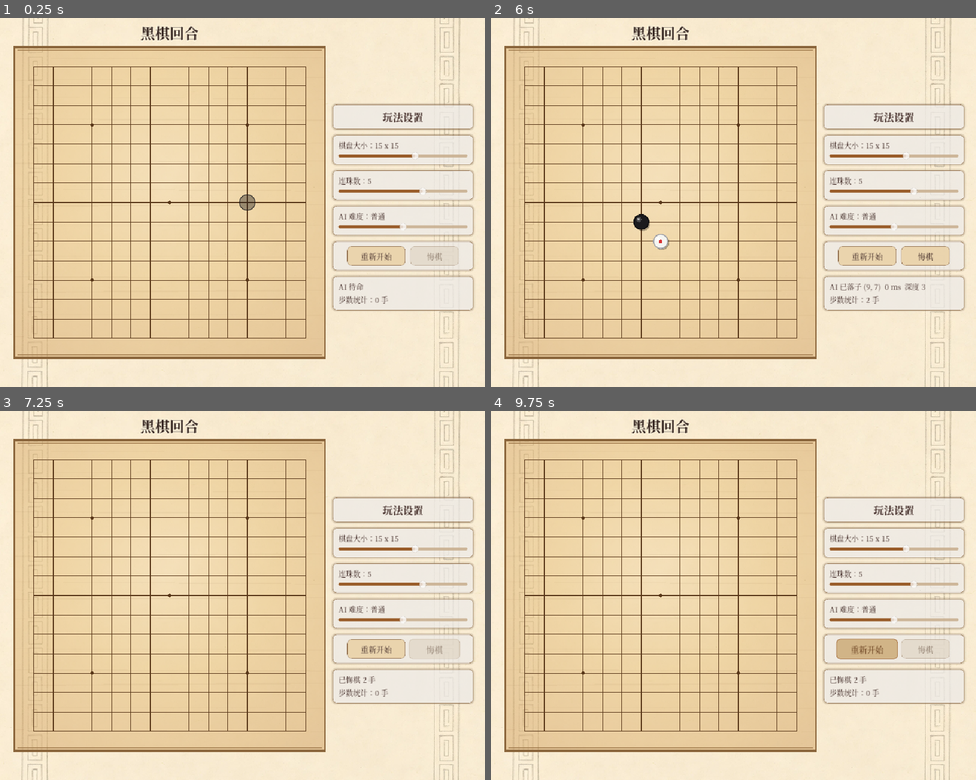
Above: before the commit, frames 1-4 (two rows, left to right).
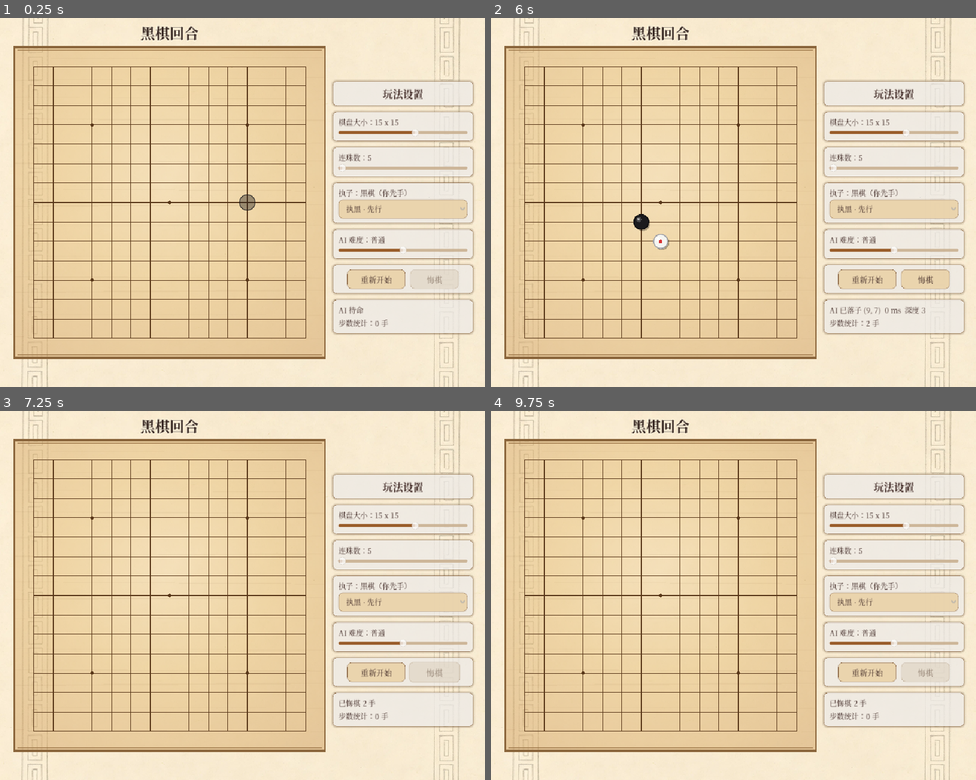
Above: after the commit, the same moments.

Repository: 2422725977/gomoku
Game: Godot game, scene res://scenes/Main.tscn
Two runs of this game, one before a commit and one after it. Both use one fixed random seed, a clock stepped at 60 frames per second and the inputs below.
Inputs (mouse positions are in pixels of both pictures, inside the frame that each line leads up to):
- Up to frame 1 (0.25 s): no input
- Up to frame 2 (6 s): click (893, 209) at 0.5 s, where only the run after the commit has a clickable "执黑 · 先行"; click "重新开始" at 1.25 s; click "重新开始" at 2 s; click (893, 209) at 2.75 s, where only the run after the commit has a clickable "执黑 · 先行"; click "重新开始" at 3.5 s; click (893, 209) at 4.25 s, where only the run after the commit has a clickable "执黑 · 先行"; tap Enter at 5 s; move the mouse to (840, 184) at 5.02 s; click (840, 184) at 5.17 s; tap Space at 5.75 s; drag from (636, 220) to (709, 276) at 5.77 s
- Up to frame 3 (7.25 s): click "悔棋" at 6.5 s
- Up to frame 4 (9.75 s): tap Enter at 7.25, 9.5 s; move the mouse to (782, 514) at 7.27 s; click (782, 514) at 7.42 s; click "悔棋" at 8 s; tap Space at 8.75 s; drag from (709, 669) to (588, 540) at 8.77 s; move the mouse to (879, 650) at 9.52 s; click (879, 650) at 9.67 s

The runs differ from the first frame. In frame 1, 8.4% of the frame differs, in the area x 68-98%, y 16-86%; in frame 2, 9.0%; in frame 3, 8.4%; in frame 4, 8.5%.

Commit message:
v1.2.1 修正：连珠数下限收紧为 5 + 修复调整棋盘大小的显示 Bug + 新增执子/先后手
修正 1 · 连珠数下限固定为 5
- 原范围 3~6 存在「五珠以下」玩法，不符合规则
- Main.tscn 的 WinSlider.min_value → 5
- ui.gd / board.gd 的 MIN_WIN_COUNT → 5，_apply_slider_rules 与 set_rules
  各自再夹一次，防止绕过 UI 直接调 API
- gomoku_ai.gd 的 set_rules 仍按 3~6 夹取（算法自身兼容范围），仅补注释

修正 2 · 调整棋盘大小的显示 Bug（崩溃级）
- 根因：19 路时鼠标停在右下角 _hover_cell=(17,17)，切到 9 路后同一帧的
  _draw() 里仍用旧坐标索引新数组 →
  "Out of bounds get index '17' (on base: 'Array')" at _draw_ghost_stone
- 关键：_draw() 里越界会中断整个 _draw()，导致其后的 _draw_stones() 与
  _draw_last_marker() 被跳过 —— 棋子整帧画不出来，表现为「调大小后显示坏了」
- 三重防护：
  1) set_rules() 显式清空 _hover_cell
  2) _draw_ghost_stone() 加 is_inside() + 数组实际尺寸双重判断
  3) _draw_stones() 改为按 mini(board_size, board.size()) 遍历实际数组
- 另用「初始 9 路」vs「15→19→9 切换」做像素级 A/B —— 76 万像素零差异

修正 3 · 右侧新增「执子 / 先后手」
- 新增 SidePanel + OptionButton：「执黑 · 先行」/「执白 · 后行」
- HUMAN_COLOR / AI_COLOR 由 const 改为 human_color / ai_color 变量
- 新增 _maybe_start_ai_turn()：轮到 AI 且未结束时自动启动 —— 玩家执白时 AI 先手
- 新增 _restart_round()：重开并在需要时让 AI 先手（重新开始/换边/改参数共用）
- 胜负文案、悔棋目标色均改为按 human_color 判定
- 顺带修掉：_apply_slider_rules() 原先在 AI 思考时直接 return，
  会把改动静默丢弃（滑块显示 19 但棋盘还是 15）；现改为重启防抖定时器重试

验证（21 条断言全通过）
- 连珠数下限：滑块下限=5、强行设 3 被夹到 5、set_rules(15,3) 后 win_count=5
- 尺寸切换：19 路 hover=(17,17) → 切 9 路无越界报错、hover 重置为 (-1,-1)、棋子正常绘制
- 执子：切执白后 AI 先手落黑棋、玩家落白棋可正常对弈、切回执黑后重开且玩家先手
- 3 个脚本语法检查通过；主场景无头运行 150 帧无 ERROR

文档
- docs/V12_UPDATE.md 追加 v1.2.1 修正章节（根因分析 + 复现验证表）
- CLAUDE.md 新增第 17/18 条坑；README 更新功能说明
- 重新生成全部配图（含新的执子面板）

Diff:
--- a/project.godot
+++ b/project.godot
@@ -11,7 +11,7 @@
 [application]
 
 config/name="game3"
-config/version="1.2.0"
+config/version="1.2.1"
 run/main_scene="res://scenes/Main.tscn"
 config/features=PackedStringArray("4.7", "GL Compatibility")
 config/icon="res://icon.svg"
--- a/scenes/Main.tscn
+++ b/scenes/Main.tscn
@@ -108,10 +108,29 @@
 
 [node name="WinSlider" type="HSlider" parent="UILayer/RightPanel/WinPanel/WinBox"]
 layout_mode = 2
-min_value = 3.0
+min_value = 5.0
 max_value = 6.0
 step = 1.0
 value = 5.0
+
+[node name="SidePanel" type="PanelContainer" parent="UILayer/RightPanel"]
+layout_mode = 2
+
+[node name="SideBox" type="VBoxContainer" parent="UILayer/RightPanel/SidePanel"]
+layout_mode = 2
+mouse_filter = 2
+theme_override_constants/separation = 2
+
+[node name="SideLabel" type="Label" parent="UILayer/RightPanel/SidePanel/SideBox"]
+layout_mode = 2
+mouse_filter = 2
+theme_override_font_sizes/font_size = 15
+text = "执子：黑棋（你先手）"
+
+[node name="SideOption" type="OptionButton" parent="UILayer/RightPanel/SidePanel/SideBox"]
+custom_minimum_size = Vector2(0, 34)
+layout_mode = 2
+theme_override_font_sizes/font_size = 15
 
 [node name="AiPanel" type="PanelContainer" parent="UILayer/RightPanel"]
 layout_mode = 2
--- a/scripts/board.gd
+++ b/scripts/board.gd
@@ -24,7 +24,8 @@
 # ---------------------------------------------------------------------------
 const MIN_BOARD_SIZE: int = 9
 const MAX_BOARD_SIZE: int = 19
-const MIN_WIN_COUNT: int = 3
+## 连珠数：规则下限固定为 5 —— 不存在「五珠以下」的玩法
+const MIN_WIN_COUNT: int = 5
 const MAX_WIN_COUNT: int = 6
 const MIN_AI_LEVEL: int = 1
 const MAX_AI_LEVEL: int = 3
@@ -180,10 +181,14 @@
 	if new_level >= 0:
 		ai_level = clampi(new_level, MIN_AI_LEVEL, MAX_AI_LEVEL)
 	_update_geometry()
-	# 尺寸变了，旧的动画/闪烁记录全部作废
+	# 尺寸变了，旧的动画/闪烁/悬停记录全部作废
 	_stone_scale.clear()
 	_win_line.clear()
 	_win_active = false
+	# 【关键】必须清掉悬停格：否则大棋盘切小棋盘时，
+	# _draw 里会用大棋盘的坐标去索引小数组 → 越界报错，
+	# 而报错会中断整个 _draw()，导致棋子这一帧画不出来。
+	_hover_cell = Vector2i(-1, -1)
 	restart()
 
 
@@ -518,8 +523,14 @@
 
 
 ## 悬停预览棋子：半透明的当前回合色
+## 三层边界保护：is_inside() 判棋盘范围，再判数组实际尺寸，
+## 避免任何情况下用越界坐标索引 board 而中断整帧绘制。
 func _draw_ghost_stone() -> void:
 	if _hover_cell.x < 0 or game_finished or input_locked:
+		return
+	if not is_inside(_hover_cell.x, _hover_cell.y):
+		return
+	if _hover_cell.x >= board.size() or _hover_cell.y >= board[_hover_cell.x].size():
 		return
 	if board[_hover_cell.x][_hover_cell.y] != EMPTY:
 		return
@@ -549,9 +560,14 @@
 	var flash: float = 1.0
 	if _win_active and not _win_line.is_empty():
 		flash = 0.42 + 0.58 * absf(sin(_win_phase))
-	for row in board_size:
-		for col in board_size:
-			var value: int = board[row][col]
+	# 以数组【实际】尺寸为准遍历，而不是 board_size 变量，
+	# 这样即便尺寸刚变、两者短暂不同步也不会越界。
+	var rows: int = mini(board_size, board.size())
+	for row in rows:
+		var line: Array = board[row]
+		var cols: int = mini(rows, line.size())
+		for col in cols:
+			var value: int = line[col]
 			if value == EMPTY:
 				continue
 			var cell: Vector2i = Vector2i(row, col)
--- a/scripts/gomoku_ai.gd
+++ b/scripts/gomoku_ai.gd
@@ -115,7 +115,9 @@
 	difficulty = level
 
 
-## 规则自适应：设置连珠数（3-6）。
+## 规则自适应：设置连珠数。
+## 游戏规则层限制为 5~6（不存在「五珠以下」的玩法）；
+## 算法本身兼容 3~6 以便复用，因此这里按 3~6 夹取。
 ## 棋盘尺寸无需传入 —— get_best_move() 会从 board.size() 自动推断。
 func set_rules(win_count: int) -> void:
 	_win_count = clampi(win_count, 3, 6)
--- a/scripts/ui.gd
+++ b/scripts/ui.gd
@@ -23,16 +23,19 @@
 const BLACK: int = 1
 const WHITE: int = 2
 
-## 玩家执黑先行，AI 执白
-const HUMAN_COLOR: int = BLACK
-const AI_COLOR: int = WHITE
+## 玩家执子颜色 —— 由右侧「执子」选项切换（执黑先行 / 执白后行）
+var human_color: int = BLACK
+
+## AI 执子颜色 —— 恒为玩家的对手色
+var ai_color: int = WHITE
 
 const THINK_DELAY: float = 0.12   ## 让「AI 思考中…」先绘制的短暂延迟
 
 ## 玩法参数范围（与 board.gd 的常量保持一致）
 const MIN_BOARD_SIZE: int = 9
 const MAX_BOARD_SIZE: int = 19
-const MIN_WIN_COUNT: int = 3
+## 连珠数下限固定为 5 —— 不存在「五珠以下」的玩法
+const MIN_WIN_COUNT: int = 5
 const MAX_WIN_COUNT: int = 6
 const MIN_AI_LEVEL: int = 1
 const MAX_AI_LEVEL: int = 3
@@ -65,6 +68,8 @@
 @onready var size_label: Label = $UILayer/RightPanel/SizePanel/SizeBox/SizeLabel
 @onready var win_slider: HSlider = $UILayer/RightPanel/WinPanel/WinBox/WinSlider
 @onready var win_label: Label = $UILayer/RightPanel/WinPanel/WinBox/WinLabel
+@onready var side_option: OptionButton = $UILayer/RightPanel/SidePanel/SideBox/SideOption
+@onready var side_label: Label = $UILayer/RightPanel/SidePanel/SideBox/SideLabel
 @onready var ai_slider: HSlider = $UILayer/RightPanel/AiPanel/AiBox/AiSlider
 @onready var ai_label: Label = $UILayer/RightPanel/AiPanel/AiBox/AiLabel
 @onready var restart_button: Button = $UILayer/RightPanel/BtnPanel/BtnBox/RestartButton
@@ -94,6 +99,7 @@
 	_build_theme()
 	_setup_labels()
 	_setup_sliders()
+	_setup_side_option()
 	_connect_signals()
 	_setup_button_hover()
 	_build_result_panel()
@@ -248,11 +254,51 @@
 	add_child(_apply_timer)
 
 
+## 「执子」下拉：执黑先行 / 执白后行
+func _setup_side_option() -> void:
+	side_option.clear()
+	side_option.add_item("执黑 · 先行", 0)
+	side_option.add_item("执白 · 后行", 1)
+	side_option.select(0)
+
+
+func _on_side_selected(index: int) -> void:
+	if _ai_thinking:
+		return
+	if index == 0:
+		human_color = BLACK
+		ai_color = WHITE
+	else:
+		human_color = WHITE
+		ai_color = BLACK
+	_update_rule_labels()
+	_restart_round()   # 换边必须重开一局
+
+
+## 重开一局；若轮到 AI 先手（玩家执白）则自动启动 AI 回合
+func _restart_round() -> void:
+	board.restart()
+	_hide_result_panel()
+	if _ai != null and _ai.has_method("reset"):
+		_ai.reset()
+	_refresh_ui()
+	_maybe_start_ai_turn()
+
+
+## 当前轮到 AI 且对局未结束时启动 AI 回合
+func _maybe_start_ai_turn() -> void:
+	if _ai == null or _ai_thinking or board.game_finished:
+		return
+	if board.current_player == ai_color:
+		_run_ai_turn()
+
+
 func _connect_signals() -> void:
 	board.stone_placed.connect(_on_stone_placed)
 	board.game_over.connect(_on_game_over)
 	restart_button.pressed.connect(_on_restart_pressed)
 	undo_button.pressed.connect(_on_undo_pressed)
+	side_option.item_selected.connect(_on_side_selected)
 
 
 ## 尝试加载 AI 脚本；失败时界面仍可作为双人对弈使用
@@ -289,6 +335,7 @@
 	size_slider.set_value_no_signal(board.board_size)
 	win_slider.set_value_no_signal(board.win_count)
 	ai_slider.set_value_no_signal(board.ai_level)
+	side_option.select(0 if human_color == BLACK else 1)
 
 
 func _level_name(level: int) -> String:
@@ -303,6 +350,9 @@
 	var n: int = int(size_slider.value)
 	size_label.text = "棋盘大小：%d x %d" % [n, n]
 	win_label.text = "连珠数：%d" % int(win_slider.value)
+	side_label.text = "执子：%s" % (
+		"黑棋（你先手）" if human_color == BLACK else "白棋（AI 先手）"
+	)
 	ai_label.text = "AI 难度：%s" % _level_name(int(ai_slider.value))
 
 
@@ -323,11 +373,14 @@
 ## 真正重建棋局：应用棋盘大小 / 连珠数 / AI 难度
 func _apply_slider_rules() -> void:
 	if _ai_thinking:
+		# AI 正在思考：稍后重试，别把这次改动静默丢掉
+		if _apply_timer != null:
+			_apply_timer.start()
 		return
 	var n: int = int(size_slider.value)
 	var w: int = int(win_slider.value)
 	var level: int = int(ai_slider.value)
-	# 连珠数不能超过棋盘边长
+	# 连珠数下限 5（不存在五珠以下玩法），且不能超过棋盘边长
 	w = clampi(w, MIN_WIN_COUNT, mini(MAX_WIN_COUNT, n))
 	if int(win_slider.value) != w:
 		win_slider.set_value_no_signal(w)
@@ -342,6 +395,7 @@
 	if _ai != null:
 		ai_status_label.text = "AI 待命"
 	_refresh_ui()
+	_maybe_start_ai_turn()
 
 
 # ---------------------------------------------------------------------------
@@ -352,7 +406,7 @@
 	_refresh_ui()
 	if board.game_finished or _ai_thinking:
 		return
-	if _ai != null and board.current_player == AI_COLOR:
+	if _ai != null and board.current_player == ai_color:
 		_run_ai_turn()
 
 
@@ -370,19 +424,15 @@
 func _on_restart_pressed() -> void:
 	if _ai_thinking:
 		return
-	board.restart()
-	_hide_result_panel()
-	if _ai != null and _ai.has_method("reset"):
-		_ai.reset()
 	if _ai != null:
 		ai_status_label.text = "AI 待命"
-	_refresh_ui()
+	_restart_round()
 
 
 func _on_undo_pressed() -> void:
 	if _ai_thinking or board.get_move_count() == 0:
 		return
-	var undone: int = board.undo_to_player(HUMAN_COLOR)
+	var undone: int = board.undo_to_player(human_color)
 	if undone > 0:
 		_hide_result_panel()
 		if _ai != null and _ai.has_method("reset"):
@@ -441,10 +491,10 @@
 func _show_result_panel(winner: int) -> void:
 	if _result_layer == null:
 		return
-	if winner == HUMAN_COLOR:
+	if winner == human_color:
 		_result_label.text = "你赢了！"
 		_result_label.add_theme_color_override("font_color", COLOR_ACCENT)
-	elif winner == AI_COLOR:
+	elif winner == ai_color:
 		_result_label.text = "你输了"
 		_result_label.add_theme_color_override("font_color", Color(0.62, 0.20, 0.16))
 	else:
@@ -551,14 +601,14 @@
 	var start_ms: int = Time.get_ticks_msec()
 	var move: Vector2i = Vector2i(-1, -1)
 	if _ai != null and _ai.has_method("get_best_move"):
-		move = _ai.get_best_move(board.get_board_state(), AI_COLOR)
+		move = _ai.get_best_move(board.get_board_state(), ai_color)
 	if not _is_legal(move):
 		move = _find_fallback_move()
 	if move.x < 0:
 		_finish_ai_turn("AI 无处可下")
 		return
 
-	board.set_ai_move(move.x, move.y, AI_COLOR)
+	board.set_ai_move(move.x, move.y, ai_color)
 	var elapsed: int = Time.get_ticks_msec() - start_ms
 
 	var status: String = "AI 已落子 (%d, %d)  %d ms" % [move.x, move.y, elapsed]
@@ -601,9 +651,9 @@
 # ---------------------------------------------------------------------------
 func _refresh_ui() -> void:
 	if board.game_finished:
-		if board.winner == HUMAN_COLOR:
+		if board.winner == human_color:
 			_style_turn_label("黑棋胜利！", COLOR_ACCENT, COLOR_CREAM)
-		elif board.winner == AI_COLOR:
+		elif board.winner == ai_color:
 			_style_turn_label("白棋胜利！", COLOR_INK_DEEP, COLOR_CREAM)
 		else:
 			_style_turn_label("和棋", COLOR_INK, COLOR_CREAM)
Binary file changed: docs/screenshot.png
Binary file changed: docs/ui_19x19.png
Binary file changed: docs/ui_9x9.png
Binary file changed: docs/ui_win.png
Not shown, changed: CLAUDE.md
Not shown, changed: README.md
Not shown, changed: docs/V12_UPDATE.md
